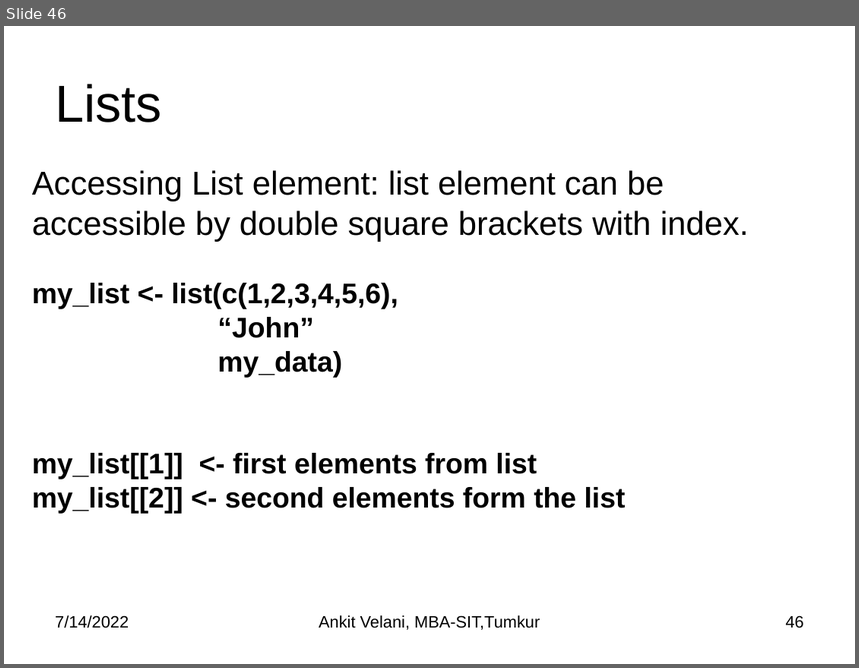
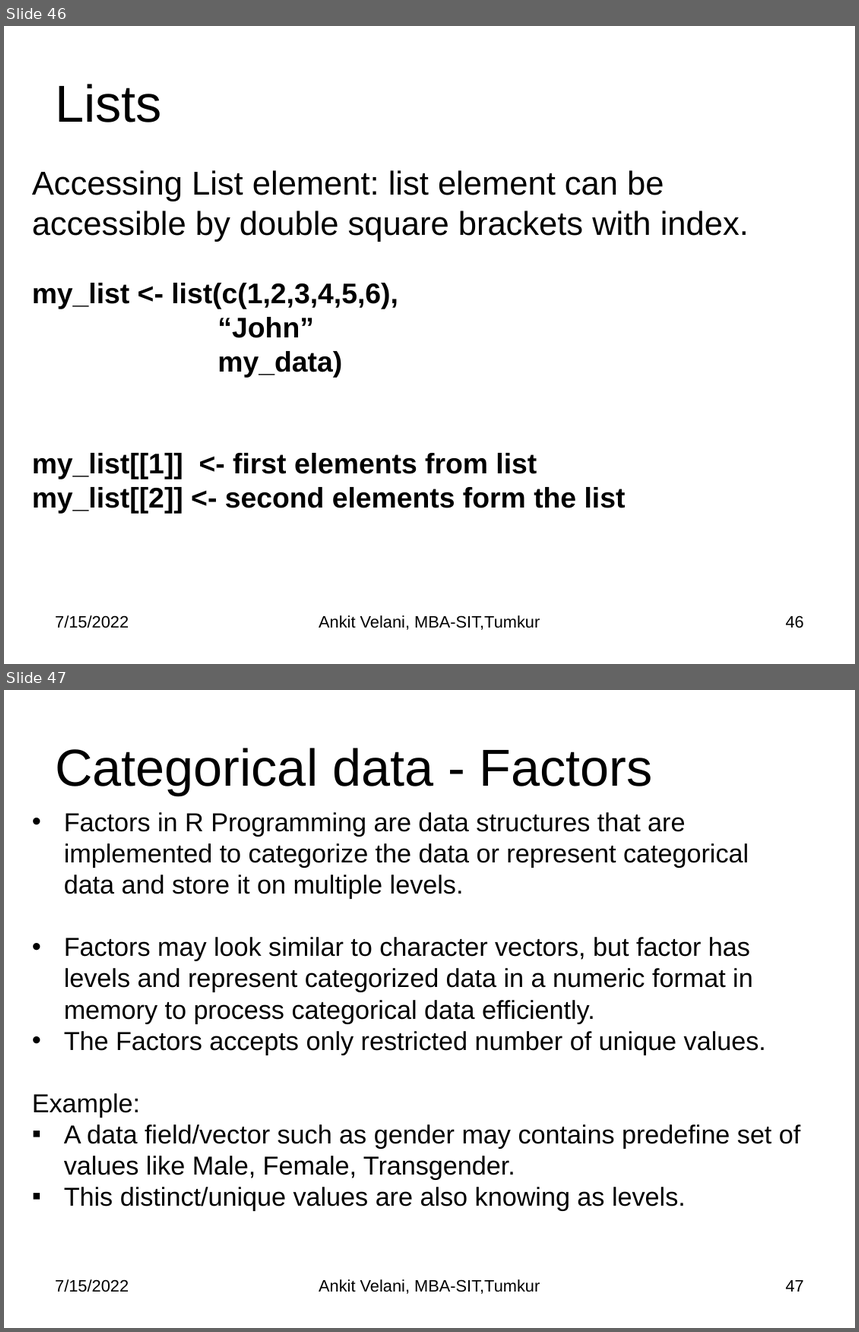
Before and after one commit to sitmbadept/sitmbadept.github.io, a slide deck: R/Unit-3/Unit-3 R Programming.pptx. Shown one above the other, each under a label of ours: slide 46 before the commit, slides 46 and 47 after it. The pictures are 859x668 and 859x1332 pixels, drawn with LibreOffice and Linux fonts; fonts in the diff are those of the drawing. Boxes give left, top, right and bottom in pixels: in the first picture for what was removed or moved away, otherwise in the second. Text is boxed around its words. In the diff, an @@ line names an element or a change of style, - is before the commit and + after.

```diff
--- a/R/Unit-3/Unit-3 R Programming.pptx
+++ b/R/Unit-3/Unit-3 R Programming.pptx
@@ slide 47 added at <box>4,690,855,1328</box>, background #FFFFFF @@
@@ title added at <box>55,748,653,796</box>, 44 pt, text #000000 @@
+Categorical data - Factors
@@ text added at <box>32,812,800,1211</box>, 22 pt, text #000000 @@
+• Factors in R Programming are data structures that are implemented to categorize the data or represent categorical data and store it on multiple levels.
+• Factors may look similar to character vectors, but factor has levels and represent categorized data in a numeric format in memory to process categorical data efficiently.
+• The Factors accepts only restricted number of unique values.
+Example:
+▪ A data field/vector such as gender may contains predefine set of values like Male, Female, Transgender.
+▪ This distinct/unique values are also knowing as levels.
@@ text added at <box>55,1280,129,1293</box>, 14 pt, text #000000 @@
+7/15/2022
@@ text added at <box>319,1280,540,1294</box>, 14 pt, text #000000 @@
+Ankit Velani, MBA-SIT,Tumkur
@@ page number added at <box>786,1281,804,1292</box>, 14 pt, text #000000 @@
+47
@@ slide 46 changed as well @@
@@ text at <box>55,616,129,629</box>: text changed @@
-7/14/2022
+7/15/2022
```
Also in this commit, not shown: 44 other slides changed, 4 other slides added.
